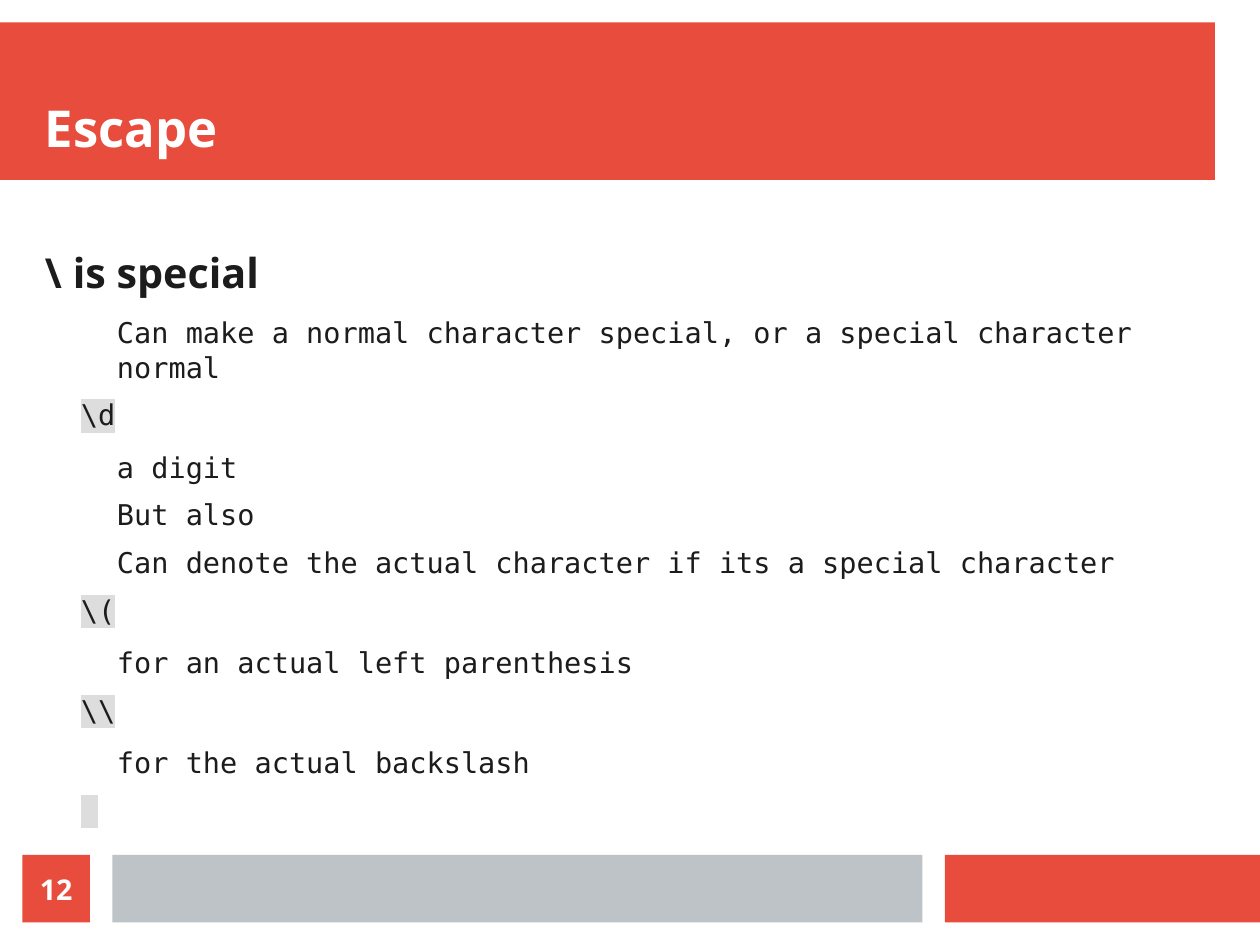
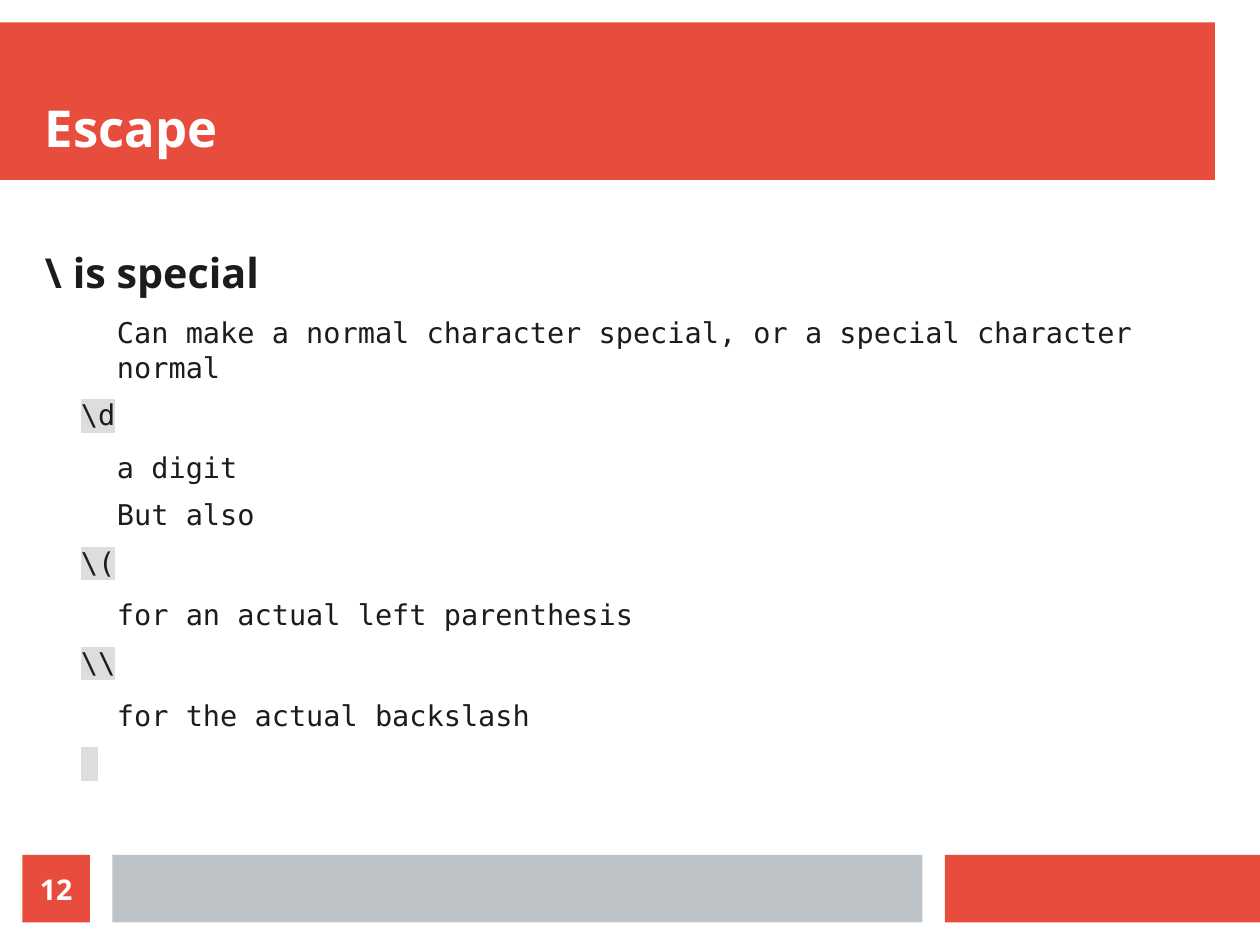
Before and after one commit to callahat/slides, a slide deck: slide 12 of 2024/crb/regexp.odp. Drawn at 1260x945 pixels with LibreOffice and Linux fonts; fonts in the diff are those of the drawing. Boxes give left, top, right and bottom in pixels: in the first picture for what was removed or moved away, otherwise in the second. Text is boxed around its words. In the diff, an @@ line names an element or a change of style, - is before the commit and + after.

```diff
--- a/2024/crb/regexp.odp
+++ b/2024/crb/regexp.odp
@@ text at (117,551,1115,579): paragraph removed @@
-    Can denote the actual character if its a special character
```
Also in this commit, not shown: 1 other file.
